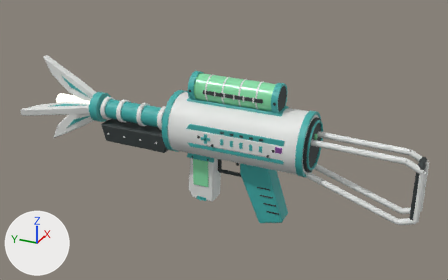
What one commit did to the glTF model public/assets/weapons/unique-v1/medic_3.glb.
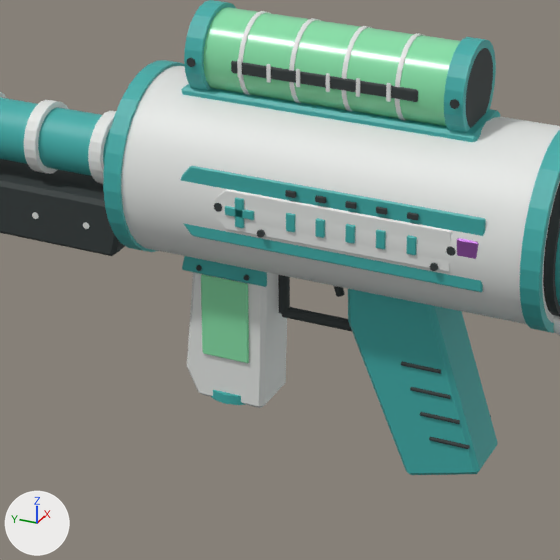
There are two pictures of each version: one whole from a 50 mm camera at (-1.053, -0.411, 0.547) aimed at (0.01, 0.068, 0.015), one close up on the part from 29% to 69% of the width and 25% to 89% of the height. Arrows for +X, +Y and +Z are at lower left; the lights stay in place. The older version's two pictures come first. Vertices at exactly the same position are counted once.

Names of what the first close-up shows: 'Weapon_medic_v1'.
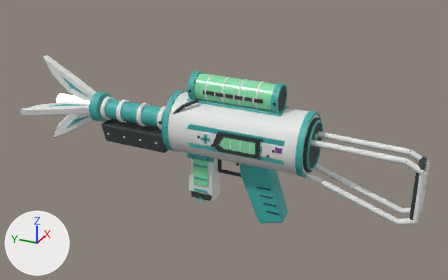
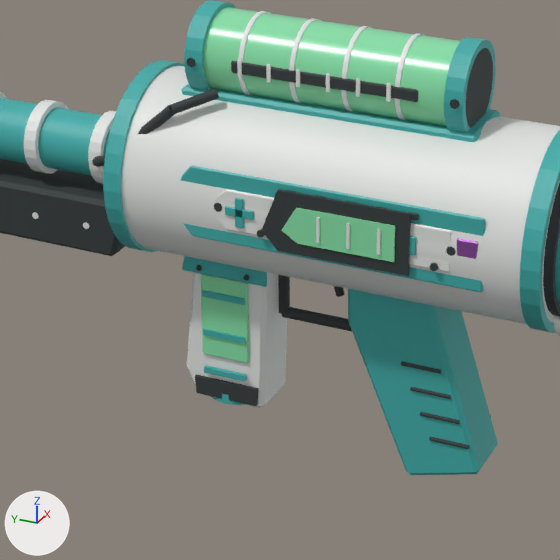
Boxes (x1, y1, x2, y2) around the edits, measured in the close-ups (560 x 560 px):
part 1 of me_cone, added
    after: (377, 229, 381, 255)
part 2 of me_cone, added
    after: (346, 223, 350, 249)
part 3 of me_cone, added
    after: (316, 217, 320, 243)
part 4 of me_cone, added
    after: (202, 290, 245, 305)
part 5 of me_cone, added
    after: (203, 329, 245, 344)
part 6 of me_cone, added
    after: (204, 366, 247, 382)
part 7 of me_cone, added
    after: (92, 88, 411, 276)
part 8 of me_cone, added
    after: (195, 374, 259, 406)

The change in detail:
me_cone is used by ob_weapon_medic_v1; location (0.0, 0.0, 0.0).
me_cone had 4042 vertices, 7596 faces and spanned x -0.099..0.099, y -0.336..0.499, z -0.144..0.158.
me_cone now has 4290 vertices, 7988 faces and spans x -0.099..0.099, y -0.336..0.499, z -0.144..0.158.
me_cone part 1: a new loose piece, a box spanning x -0.066..-0.065, y -0.021..-0.019, z 0.0375..0.0545, in mat_ceramic_white (white #e5e7e5).
me_cone part 2: a new loose piece, a box spanning x -0.066..-0.065, y -0.001..0.001, z 0.0375..0.0545, in mat_ceramic_white (white #e5e7e5).
me_cone part 3: a new loose piece, a box spanning x -0.066..-0.065, y 0.019..0.021, z 0.0375..0.0545, in mat_ceramic_white (white #e5e7e5).
me_cone part 4: a new loose piece, a box spanning x -0.0235..-0.0205, y 0.0915..0.1225, z -0.04..-0.036, in mat_paint_teal (cyan #3fadaa).
me_cone part 5: a new loose piece, a box spanning x -0.0235..-0.0205, y 0.0915..0.1225, z -0.069..-0.065, in mat_paint_teal (cyan #3fadaa).
me_cone part 6: a new loose piece, a box spanning x -0.0235..-0.0205, y 0.0915..0.1225, z -0.098..-0.094, in mat_paint_teal (cyan #3fadaa).
me_cone part 7: 136 vertices added at x -0.065..0.065, y -0.039..0.2, z 0.026..0.113.
me_cone part 8: 16 vertices added at x -0.023..0.023, y 0.083..0.13, z -0.116..-0.103.
Other edits to the shape of me_cone do not show in these pictures.
